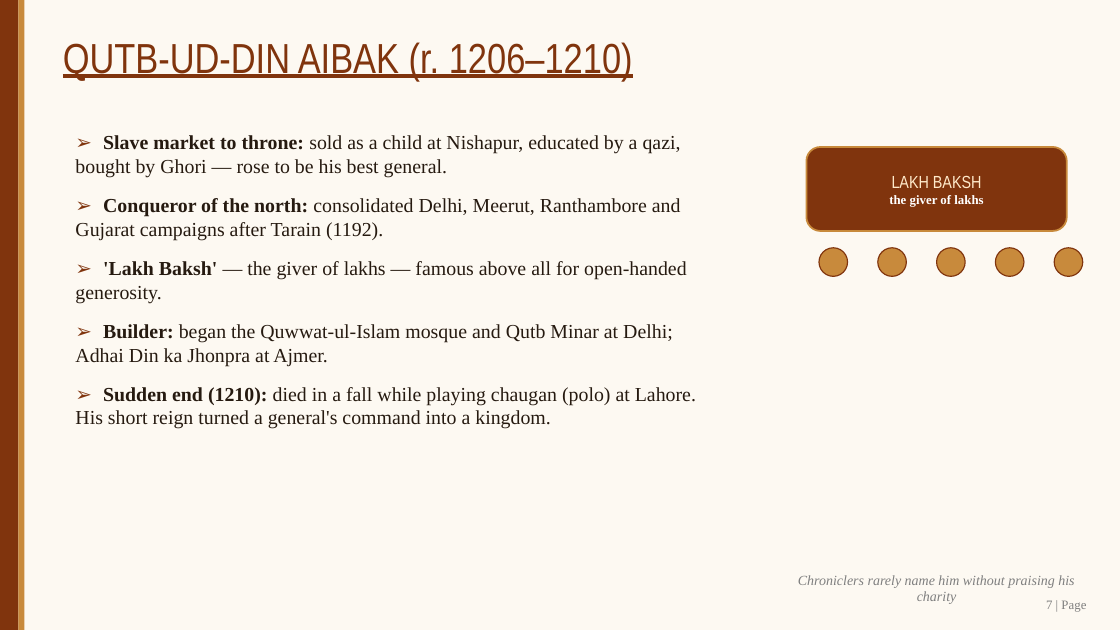
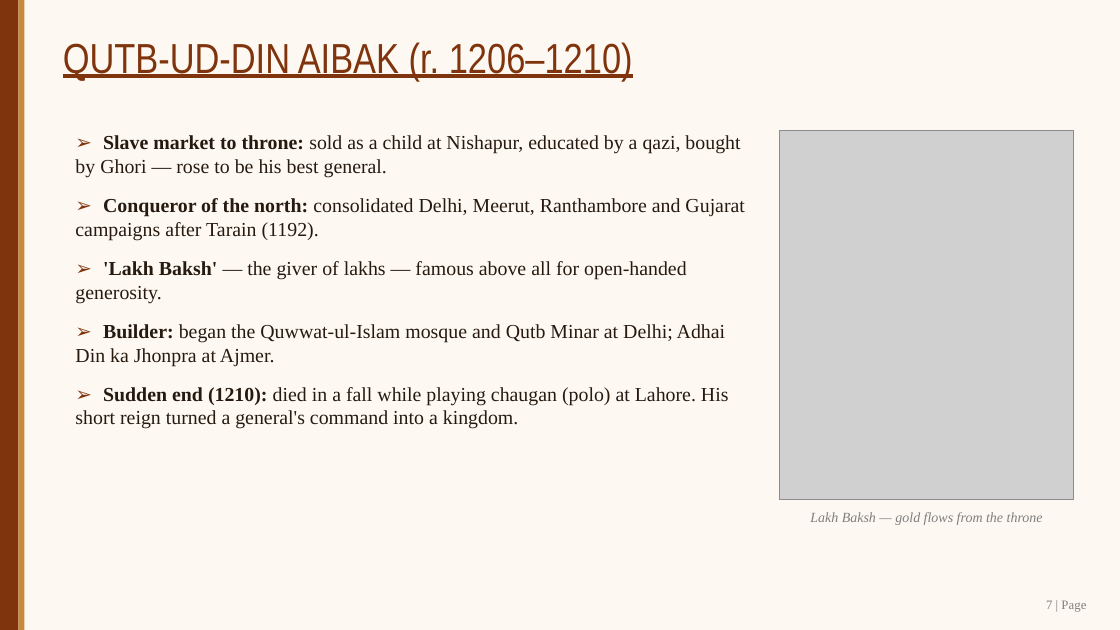
Before and after one commit to SangamSitapuri07/SIH, a slide deck: slide 7 of assignment/Slave_Dynasty_Mamluk_Presentation.pptx. Drawn at 1120x630 pixels with LibreOffice and Linux fonts; fonts in the diff are those of the drawing; grey boxes stand for pictures. Boxes give left, top, right and bottom in pixels: in the first picture for what was removed or moved away, otherwise in the second. Text is boxed around its words. In the diff, an @@ line names an element or a change of style, - is before the commit and + after.

Commit message:
PPT v5: cinematic story-scene illustrations with Ken Burns video-style motion

```diff
--- a/assignment/Slave_Dynasty_Mamluk_Presentation.pptx
+++ b/assignment/Slave_Dynasty_Mamluk_Presentation.pptx
@@ text "➢ Slave market to throne: ..." rewrapped from (75, 135, 696, 429) to (75, 135, 744, 429) @@
@@ picture added at (780, 130, 1074, 500) @@
@@ ellipse removed at (819, 248, 848, 276) @@
@@ ellipse removed at (878, 248, 907, 276) @@
@@ ellipse removed at (937, 248, 965, 276) @@
@@ ellipse removed at (996, 248, 1024, 276) @@
@@ ellipse removed at (1054, 248, 1083, 276) @@
@@ text "Lakh Baksh — gold flows ...": place and size @@
-text "Lakh Baksh — gold flows ..." at (807, 147, 1067, 231)
+text "Lakh Baksh — gold flows ..." at (810, 512, 1043, 525)
@@ text "Lakh Baksh — gold flows ..." at (810, 512, 1043, 525): vertical alignment middle to top; fill #80340D to none; outline #C88A3C 1.5 pt to none @@
@@ text at (810, 512, 1043, 525): text changed; size 11 to 12 pt; text colour #FFFFFF to #7F7F7F; bold off; italic on @@
-LAKH BAKSH
-the giver of lakhs
+Lakh Baksh — gold flows from the throne
@@ text removed at (798, 575, 1074, 604) @@
-Chroniclers rarely name him without praising his charity
```
Also in this commit, not shown: 11 other slides changed, 10 other files.
